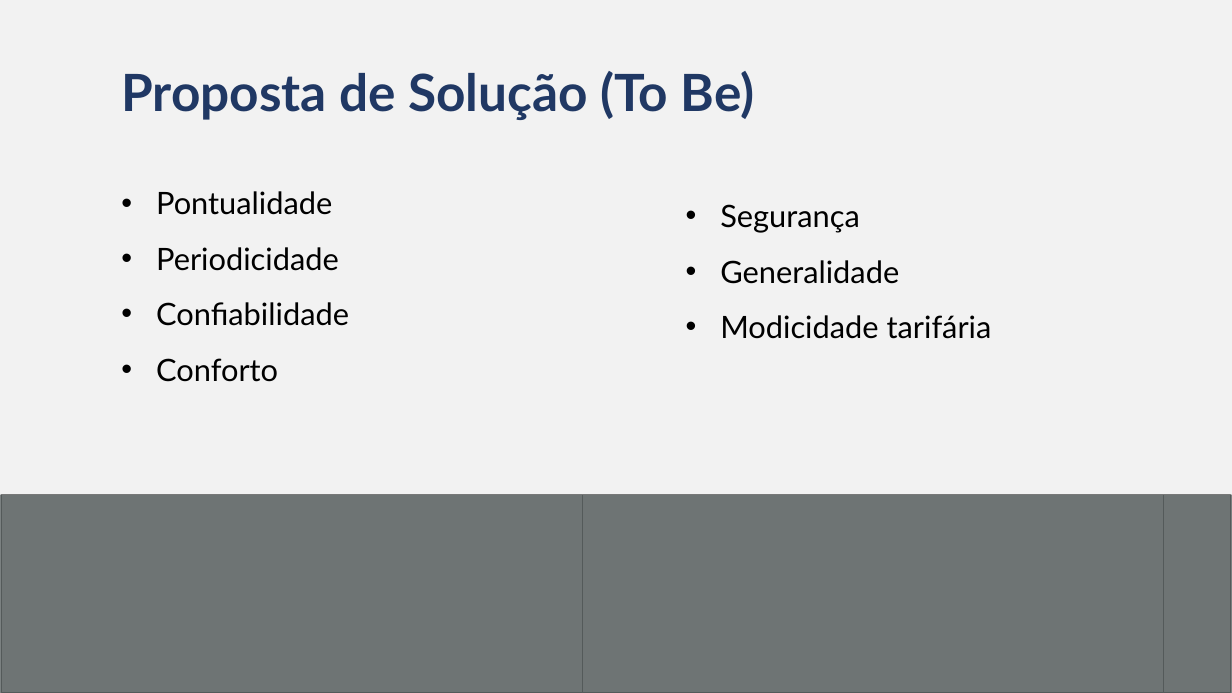
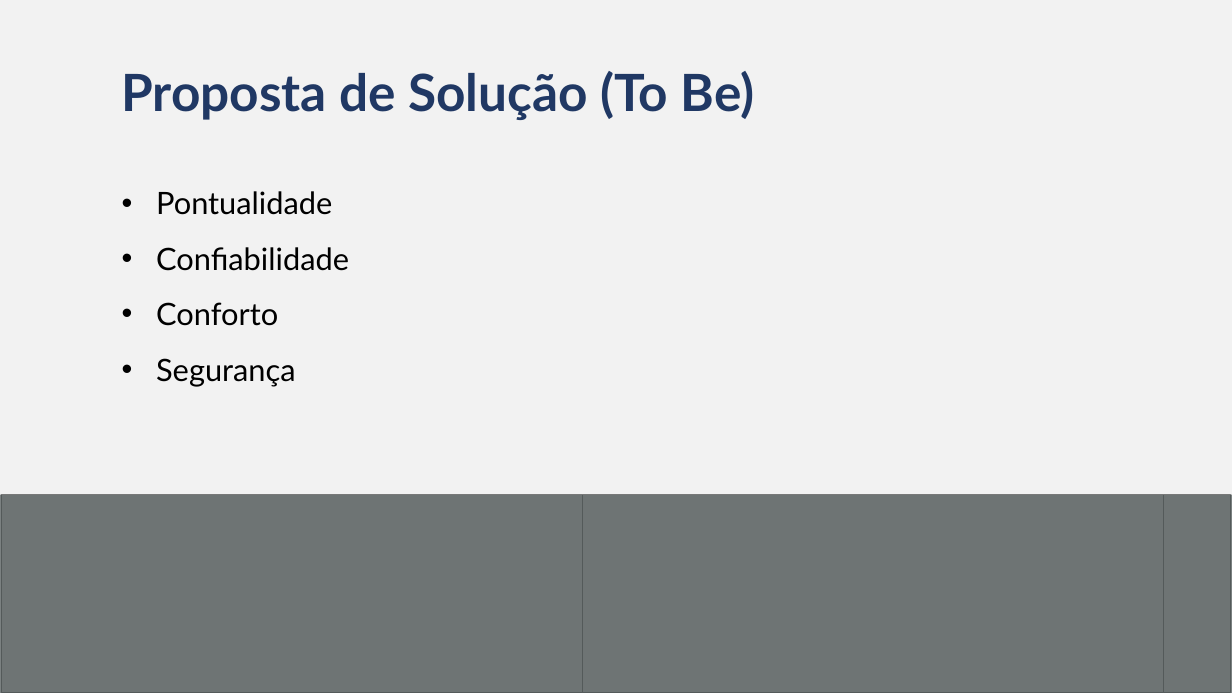
Before and after one commit to Bandtec-3SEM/Doc, a slide deck: slide 8 of Sprint1/Apresentacoes/PI_Contexto.pptx. Drawn at 1232x693 pixels with LibreOffice and Linux fonts; fonts in the diff are those of the drawing; grey boxes stand for pictures. Boxes give left, top, right and bottom in pixels: in the first picture for what was removed or moved away, otherwise in the second. Text is boxed around its words. In the diff, an @@ line names an element or a change of style, - is before the commit and + after.

```diff
--- a/Sprint1/Apresentacoes/PI_Contexto.pptx
+++ b/Sprint1/Apresentacoes/PI_Contexto.pptx
@@ text at (x1=156, y1=191, x2=349, y2=326): indent changed @@
@@ text removed at (x1=720, y1=204, x2=992, y2=339) @@
-• Segurança
-• Generalidade
-• Modicidade tarifária
@@ text at (x1=156, y1=247, x2=339, y2=271): paragraph removed @@
-• Periodicidade
@@ text at (x1=156, y1=358, x2=296, y2=387): paragraph added @@
+• Segurança
```
Also in this commit, not shown: 3 other slides changed.
